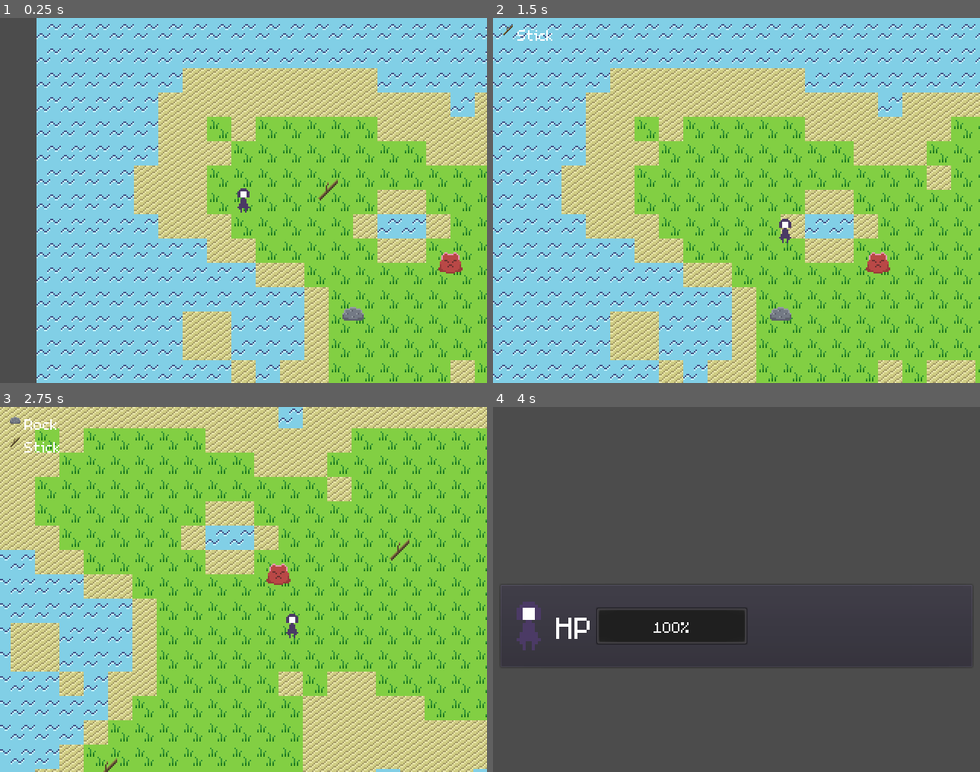
Above: before the commit, frames 1-4 (two rows, left to right).
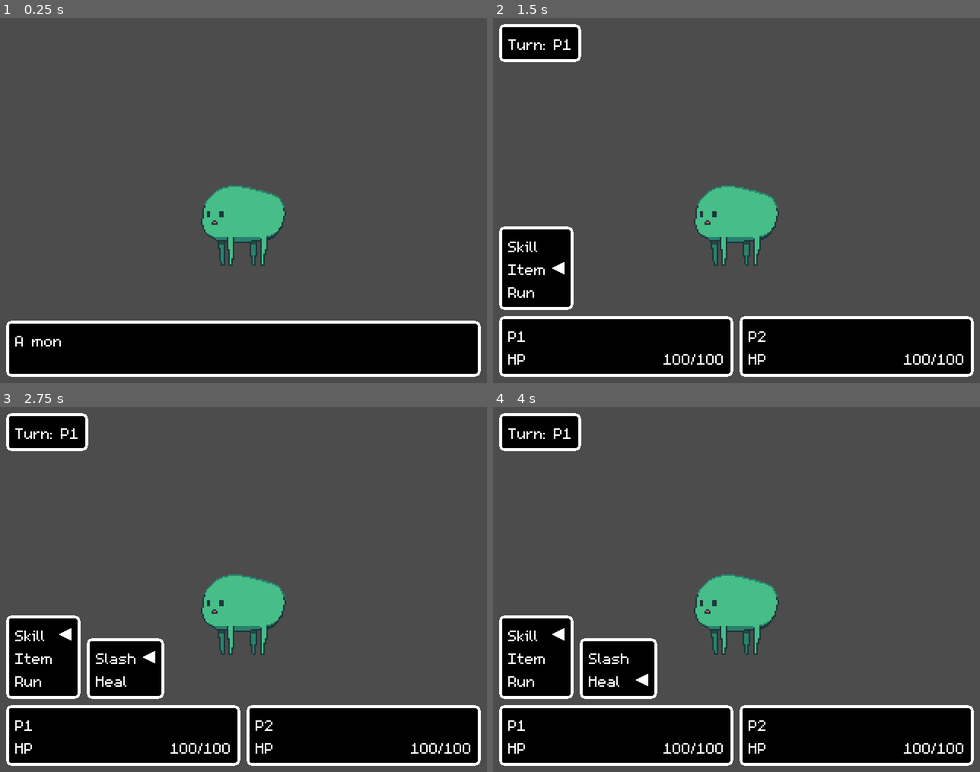
Above: after the commit, the same moments.

Repository: kodumen/rpg-godot
Game: Godot game, scene res://combat_arena/_CombatArenaTest.tscn
Same seed, same stepped clock (60 frames per second), same inputs: the game is played once before the commit and once after it. Before the commit the project starts from res://maps/Prototype.tscn.
Inputs:
- Up to frame 1 (0.25 s): no input
- Up to frame 2 (1.5 s): tap Enter at 0.5 s; hold Right (right) 0.53-1.28 s; hold Z (interact) 0.53-1.28 s; hold Down (down) from 1.28 s (still down); tap Z (interact) at 1.35 s
- Up to frame 3 (2.75 s): release Down (down) at 2.03 s; hold Right (right) from 2.03 s (still down); hold Z (interact) from 2.03 s (still down)
- Up to frame 4 (4 s): release Right (right) at 2.78 s; release Z (interact) at 2.78 s; hold Up (up) 2.78-3.53 s; tap Z (interact) at 2.85 s; hold Left (left) from 3.53 s (still down); hold Z (interact) from 3.53 s (still down)

The runs differ from the first frame. In frame 1, 93% of the frame differs, in the area x 1-100%, y 0-100%; in frame 2, 100%, in the area x 0-100%, y 0-100%; in frame 3, 100%; in frame 4, 29%.

Commit message:
Skills menu

Diff:
--- a/combat_arena/_CombatArenaTest.tscn
+++ b/combat_arena/_CombatArenaTest.tscn
@@ -1,10 +1,13 @@
-[gd_scene load_steps=6 format=2]
+[gd_scene load_steps=9 format=2]
 
 [ext_resource path="res://combat_arena/CombatArena.tscn" type="PackedScene" id=1]
 [ext_resource path="res://combat_arena/_CombatArenaTest.gd" type="Script" id=2]
-[ext_resource path="res://combat_arena/stats/Stats.gd" type="Script" id=3]
+[ext_resource path="res://combat_arena/battlers/stats/Stats.gd" type="Script" id=3]
 [ext_resource path="res://assets/textures/monster_battle.png" type="Texture" id=4]
 [ext_resource path="res://combat_arena/BeforeTurn.gd" type="Script" id=5]
+[ext_resource path="res://skills/Heal.tres" type="Resource" id=7]
+[ext_resource path="res://skills/Slash.tres" type="Resource" id=8]
+[ext_resource path="res://skills/LearnedSkill.tscn" type="PackedScene" id=9]
 
 [node name="CombatArenaTest" type="Node2D"]
 script = ExtResource( 2 )
@@ -23,6 +26,14 @@
 atk = 8
 def = 6
 
+[node name="Skills" type="Node" parent="Party/P1"]
+
+[node name="LearnedSkill" parent="Party/P1/Skills" instance=ExtResource( 9 )]
+skill = ExtResource( 8 )
+
+[node name="LearnedSkill2" parent="Party/P1/Skills" instance=ExtResource( 9 )]
+skill = ExtResource( 7 )
+
 [node name="P2" type="Node" parent="Party"]
 
 [node name="Stats" type="Node" parent="Party/P2"]
@@ -32,6 +43,8 @@
 spd = 5
 atk = 5
 def = 10
+
+[node name="Skills" type="Node" parent="Party/P2"]
 
 [node name="Enemies" type="Node" parent="."]
 
@@ -48,5 +61,7 @@
 [node name="Sprite" type="Sprite" parent="Enemies/E1"]
 texture = ExtResource( 4 )
 
+[node name="Skills" type="Node" parent="Enemies/E1"]
+
 [node name="BeforeTurn" type="Node" parent="."]
 script = ExtResource( 5 )
--- a/combat_arena/battlers/Battler.gd
+++ b/combat_arena/battlers/Battler.gd
@@ -4,6 +4,7 @@
 
 
 var stats: Node
+var skills: Array
 var max_hp: int setget , get_max_hp
 var curr_hp: int setget , get_curr_hp
 var spd: int setget , get_spd
@@ -12,6 +13,7 @@
 func initialize(node: Node):
 	name = node.get_name()
 	stats = node.get_node("Stats")
+	initialize_skills(node)
 	initialize_sprite(node)
 
 
@@ -20,6 +22,12 @@
 		return
 	var sprite_node = node.get_node("Sprite")
 	$Sprite.texture = sprite_node.texture
+
+
+func initialize_skills(node: Node):
+	if not node.has_node("Skills"):
+		return
+	skills = node.get_node("Skills").get_children()
 
 
 func get_max_hp() -> int:
--- a/combat_arena/combat_gui/CombatGui.gd
+++ b/combat_arena/combat_gui/CombatGui.gd
@@ -4,6 +4,7 @@
 
 
 signal closed_textbox
+signal selected_action
 
 
 const PlayerPanel = preload("res://combat_arena/combat_gui/player_panel/PlayerPanel.tscn")
@@ -43,3 +44,7 @@
 
 func _on_TextBox_closed():
 	emit_signal("closed_textbox")
+
+
+func _on_ActionMenu_selected_action():
+	emit_signal("selected_action")
--- a/combat_arena/combat_gui/CombatGui.tscn
+++ b/combat_arena/combat_gui/CombatGui.tscn
@@ -49,13 +49,16 @@
 [node name="ActionMenu" parent="MarginContainer2/VBoxContainer" instance=ExtResource( 4 )]
 visible = false
 margin_left = 0.0
-margin_top = 346.0
+margin_top = 354.0
 margin_right = 72.0
-margin_bottom = 456.0
+margin_bottom = 464.0
 
 [node name="PlayerPanels" type="HBoxContainer" parent="MarginContainer2/VBoxContainer"]
 visible = false
+margin_top = 464.0
 margin_right = 624.0
+margin_bottom = 464.0
 size_flags_vertical = 8
 custom_constants/separation = 8
 [connection signal="closed" from="MarginContainer/TextBox" to="." method="_on_TextBox_closed"]
+[connection signal="selected_action" from="MarginContainer2/VBoxContainer/ActionMenu" to="." method="_on_ActionMenu_selected_action"]
--- a/combat_arena/combat_gui/action_menu/ActionItem.gd
+++ b/combat_arena/combat_gui/action_menu/ActionItem.gd
@@ -4,6 +4,7 @@
 
 
 export var label: String
+export var action: String
 
 onready var indicator: TextureRect = $Indicator
 
--- a/combat_arena/combat_gui/action_menu/ActionMenu.gd
+++ b/combat_arena/combat_gui/action_menu/ActionMenu.gd
@@ -1,66 +1,51 @@
-extends PanelContainer
+extends HBoxContainer
 
 class_name ActionMenu
 
 
-onready var timer: Timer = $Timer
+signal selected_action
+
+
+const ActionItem = preload("res://combat_arena/combat_gui/action_menu/ActionItem.tscn")
+
+onready var main = $Main
+onready var sub = $Sub
 
 var battler: Battler
-var accept_input = false
-var items: Array
-var curr_item: int = 0 setget set_curr_item
-
-
-func _ready():
-	items = $VBoxContainer.get_children()
-
-
-func _process(delta):
-	if pressed_up():
-		self.curr_item -= 1
-	if pressed_down():
-		self.curr_item += 1
-
-	if just_released():
-		accept_input = true
-		timer.stop()
 
 
 func show():
 	visible = true
-	self.curr_item = 0
-	accept_input = true
+	main.initialize()
+	sub.visible = false
 
 
-func set_curr_item(new_curr_item: int):
-	items[curr_item].unfocus()
-
-	if new_curr_item < 0:
-		curr_item = items.size() - 1
-	elif new_curr_item >= items.size():
-		curr_item = 0
-	else:
-		curr_item = new_curr_item
-
-	items[curr_item].focus()
-	accept_input = false
-	timer.start()
+func _on_Main_selected(action):
+	match action:
+		"skill":
+			show_skill_menu()
+		"item":
+			print("alsdkfsd")
+		"run":
+			print("sdfsdf")
 
 
-func pressed_up() -> bool:
-	return accept_input and Input.is_action_pressed("up")
+func show_skill_menu():
+	var skills = []
+
+	for battler_skill in battler.skills:
+		var action_item = ActionItem.instance()
+		action_item.label = battler_skill.display_name
+		action_item.action = battler_skill.skill_name
+		skills.push_back(action_item)
+
+	sub.items = skills
+	sub.initialize()
+	sub.visible = true
+	main.focused = false
 
 
-func pressed_down() -> bool:
-	return accept_input and Input.is_action_pressed("down")
-
-
-func just_released() -> bool:
-	return not accept_input and (
-		Input.is_action_just_released("up")
-		or Input.is_action_just_released("down")
-	)
-
-
-func _on_Timer_timeout():
-	accept_input = true
+func _on_Sub_cancelled():
+	sub.focused = false
+	sub.visible = false
+	main.focused = true
--- a/combat_arena/combat_gui/action_menu/ActionMenu.tscn
+++ b/combat_arena/combat_gui/action_menu/ActionMenu.tscn
@@ -1,44 +1,75 @@
-[gd_scene load_steps=4 format=2]
+[gd_scene load_steps=5 format=2]
 
 [ext_resource path="res://assets/textures/panel.tres" type="StyleBox" id=1]
 [ext_resource path="res://combat_arena/combat_gui/action_menu/ActionMenu.gd" type="Script" id=2]
+[ext_resource path="res://combat_arena/combat_gui/action_menu/Menu.gd" type="Script" id=3]
 [ext_resource path="res://combat_arena/combat_gui/action_menu/ActionItem.tscn" type="PackedScene" id=4]
 
-[node name="ActionMenu" type="PanelContainer"]
+[node name="ActionMenu" type="HBoxContainer"]
 margin_left = 96.0
 margin_right = 170.0
 margin_bottom = 80.0
 size_flags_horizontal = 0
 size_flags_vertical = 10
-custom_styles/panel = ExtResource( 1 )
+custom_constants/separation = 8
 script = ExtResource( 2 )
 __meta__ = {
 "_edit_use_anchors_": false
 }
 
-[node name="VBoxContainer" type="VBoxContainer" parent="."]
+[node name="Main" type="PanelContainer" parent="."]
+margin_right = 72.0
+margin_bottom = 110.0
+size_flags_vertical = 8
+custom_styles/panel = ExtResource( 1 )
+script = ExtResource( 3 )
+
+[node name="VBoxContainer" type="VBoxContainer" parent="Main"]
 margin_left = 12.0
 margin_top = 12.0
-margin_right = 62.0
+margin_right = 60.0
 margin_bottom = 98.0
 
-[node name="Attack" parent="VBoxContainer" instance=ExtResource( 4 )]
-margin_right = 50.0
-label = "Attack"
+[node name="Skill" parent="Main/VBoxContainer" instance=ExtResource( 4 )]
+margin_right = 48.0
+label = "Skill"
+action = "skill"
 
-[node name="Item" parent="VBoxContainer" instance=ExtResource( 4 )]
+[node name="Item" parent="Main/VBoxContainer" instance=ExtResource( 4 )]
 margin_top = 30.0
-margin_right = 50.0
+margin_right = 48.0
 margin_bottom = 56.0
 label = "Item"
+action = "item"
 
-[node name="Run" parent="VBoxContainer" instance=ExtResource( 4 )]
+[node name="Run" parent="Main/VBoxContainer" instance=ExtResource( 4 )]
 margin_top = 60.0
-margin_right = 50.0
+margin_right = 48.0
 margin_bottom = 86.0
 label = "Run"
+action = "run"
 
-[node name="Timer" type="Timer" parent="."]
+[node name="Timer" type="Timer" parent="Main"]
 wait_time = 0.3
-one_shot = true
-[connection signal="timeout" from="Timer" to="." method="_on_Timer_timeout"]
+
+[node name="Sub" type="PanelContainer" parent="."]
+margin_left = 80.0
+margin_top = 86.0
+margin_right = 104.0
+margin_bottom = 110.0
+size_flags_vertical = 8
+custom_styles/panel = ExtResource( 1 )
+script = ExtResource( 3 )
+
+[node name="VBoxContainer" type="VBoxContainer" parent="Sub"]
+margin_left = 12.0
+margin_top = 12.0
+margin_right = 12.0
+margin_bottom = 12.0
+
+[node name="Timer" type="Timer" parent="Sub"]
+wait_time = 0.3
+[connection signal="selected" from="Main" to="." method="_on_Main_selected"]
+[connection signal="timeout" from="Main/Timer" to="Main" method="_on_Timer_timeout"]
+[connection signal="cancelled" from="Sub" to="." method="_on_Sub_cancelled"]
+[connection signal="timeout" from="Sub/Timer" to="Sub" method="_on_Timer_timeout"]
--- /dev/null
+++ b/combat_arena/combat_gui/action_menu/Menu.gd
@@ -0,0 +1,98 @@
+extends PanelContainer
+
+
+signal selected(action)
+signal cancelled
+
+
+onready var timer: Timer = $Timer
+onready var container: Node = $VBoxContainer
+
+var focused = false
+var accept_input = false
+var items: Array setget set_items
+var curr_item: int = 0 setget set_curr_item
+
+
+func _ready():
+	items = $VBoxContainer.get_children()
+
+
+func _process(delta):
+	if not focused:
+		return
+
+	if pressed_up():
+		self.curr_item -= 1
+	if pressed_down():
+		self.curr_item += 1
+
+	if just_released():
+		accept_input = true
+		timer.stop()
+
+	if pressed_interact():
+		emit_signal("selected", items[curr_item].action)
+
+	if pressed_cancel():
+		emit_signal("cancelled")
+
+
+func initialize():
+	focused = true
+	if items.size() > 0:
+		self.curr_item = 0
+
+
+func set_curr_item(new_curr_item: int):
+	items[curr_item].unfocus()
+
+	if new_curr_item < 0:
+		curr_item = items.size() - 1
+	elif new_curr_item >= items.size():
+		curr_item = 0
+	else:
+		curr_item = new_curr_item
+
+	items[curr_item].focus()
+	accept_input = false
+	timer.start()
+
+
+func set_items(new_items: Array):
+	_remove_children()
+	for item in new_items:
+		container.add_child(item)
+	items = new_items
+
+
+func _remove_children():
+	for item in container.get_children():
+		item.queue_free()
+
+
+func pressed_up() -> bool:
+	return accept_input and Input.is_action_pressed("up")
+
+
+func pressed_down() -> bool:
+	return accept_input and Input.is_action_pressed("down")
+
+
+func just_released() -> bool:
+	return not accept_input and (
+		Input.is_action_just_released("up")
+		or Input.is_action_just_released("down")
+	)
+
+
+func pressed_interact() -> bool:
+	return accept_input and Input.is_action_just_pressed("interact")
+
+
+func pressed_cancel() -> bool:
+	return accept_input and Input.is_action_just_pressed("cancel")
+
+
+func _on_Timer_timeout():
+	accept_input = true
--- a/combat_arena/states/SelectAction.gd
+++ b/combat_arena/states/SelectAction.gd
@@ -4,3 +4,4 @@
 func handle(gui: CombatGui, turn_queue: TurnQueue):
 	var battler = turn_queue.get_current()
 	gui.show_actions(battler)
+	yield(gui, "selected_action")
--- a/project.godot
+++ b/project.godot
@@ -14,10 +14,15 @@
 "language": "GDScript",
 "path": "res://combat_arena/combat_gui/action_menu/ActionItem.gd"
 }, {
-"base": "PanelContainer",
+"base": "HBoxContainer",
 "class": "ActionMenu",
 "language": "GDScript",
 "path": "res://combat_arena/combat_gui/action_menu/ActionMenu.gd"
+}, {
+"base": "Resource",
+"class": "BaseSkill",
+"language": "GDScript",
+"path": "res://skills/BaseSkill.gd"
 }, {
 "base": "Node2D",
 "class": "Battler",
@@ -39,6 +44,11 @@
 "language": "GDScript",
 "path": "res://combat_arena/enemy_formation/EnemyFormation.gd"
 }, {
+"base": "Node",
+"class": "LearnedSkill",
+"language": "GDScript",
+"path": "res://skills/LearnedSkill.gd"
+}, {
 "base": "PanelContainer",
 "class": "PlayerPanel",
 "language": "GDScript",
@@ -47,7 +57,7 @@
 "base": "Node",
 "class": "Stats",
 "language": "GDScript",
-"path": "res://combat_arena/stats/Stats.gd"
+"path": "res://combat_arena/battlers/stats/Stats.gd"
 }, {
 "base": "PanelContainer",
 "class": "TurnPanel",
@@ -67,10 +77,12 @@
 _global_script_class_icons={
 "ActionItem": "",
 "ActionMenu": "",
+"BaseSkill": "",
 "Battler": "",
 "CombatArena": "",
 "CombatGui": "",
 "EnemyFormation": "",
+"LearnedSkill": "",
 "PlayerPanel": "",
 "Stats": "",
 "TurnPanel": "",
@@ -81,7 +93,7 @@
 [application]
 
 config/name="rpg"
-run/main_scene="res://maps/Prototype.tscn"
+run/main_scene="res://combat_arena/_CombatArenaTest.tscn"
 config/icon="res://icon.png"
 
 [autoload]
@@ -133,6 +145,11 @@
 "events": [ Object(InputEventKey,"resource_local_to_scene":false,"resource_name":"","device":0,"alt":false,"shift":false,"control":false,"meta":false,"command":false,"pressed":false,"scancode":90,"unicode":0,"echo":false,"script":null)
  ]
 }
+cancel={
+"deadzone": 0.5,
+"events": [ Object(InputEventKey,"resource_local_to_scene":false,"resource_name":"","device":0,"alt":false,"shift":false,"control":false,"meta":false,"command":false,"pressed":false,"scancode":88,"unicode":0,"echo":false,"script":null)
+ ]
+}
 
 [rendering]
 
--- /dev/null
+++ b/skills/BaseSkill.gd
@@ -0,0 +1,7 @@
+extends Resource
+
+class_name BaseSkill
+
+
+export var skill_name: String
+export var display_name: String
--- /dev/null
+++ b/skills/Heal.tres
@@ -0,0 +1,8 @@
+[gd_resource type="Resource" load_steps=2 format=2]
+
+[ext_resource path="res://skills/BaseSkill.gd" type="Script" id=1]
+
+[resource]
+script = ExtResource( 1 )
+skill_name = "heal"
+display_name = "Heal"
--- /dev/null
+++ b/skills/LearnedSkill.gd
@@ -0,0 +1,17 @@
+extends Node
+
+class_name LearnedSkill
+
+
+export var skill: Resource
+
+var skill_name: String setget , get_skill_name
+var display_name: String setget , get_display_name
+
+
+func get_skill_name():
+	return skill.skill_name
+
+
+func get_display_name():
+	return skill.display_name
--- /dev/null
+++ b/skills/LearnedSkill.tscn
@@ -0,0 +1,6 @@
+[gd_scene load_steps=2 format=2]
+
+[ext_resource path="res://skills/LearnedSkill.gd" type="Script" id=1]
+
+[node name="LearnedSkill" type="Node"]
+script = ExtResource( 1 )
--- /dev/null
+++ b/skills/Slash.tres
@@ -0,0 +1,8 @@
+[gd_resource type="Resource" load_steps=2 format=2]
+
+[ext_resource path="res://skills/BaseSkill.gd" type="Script" id=1]
+
+[resource]
+script = ExtResource( 1 )
+skill_name = "slash"
+display_name = "Slash"
Renamed: combat_arena/stats/Stats.gd -> combat_arena/battlers/stats/Stats.gd
